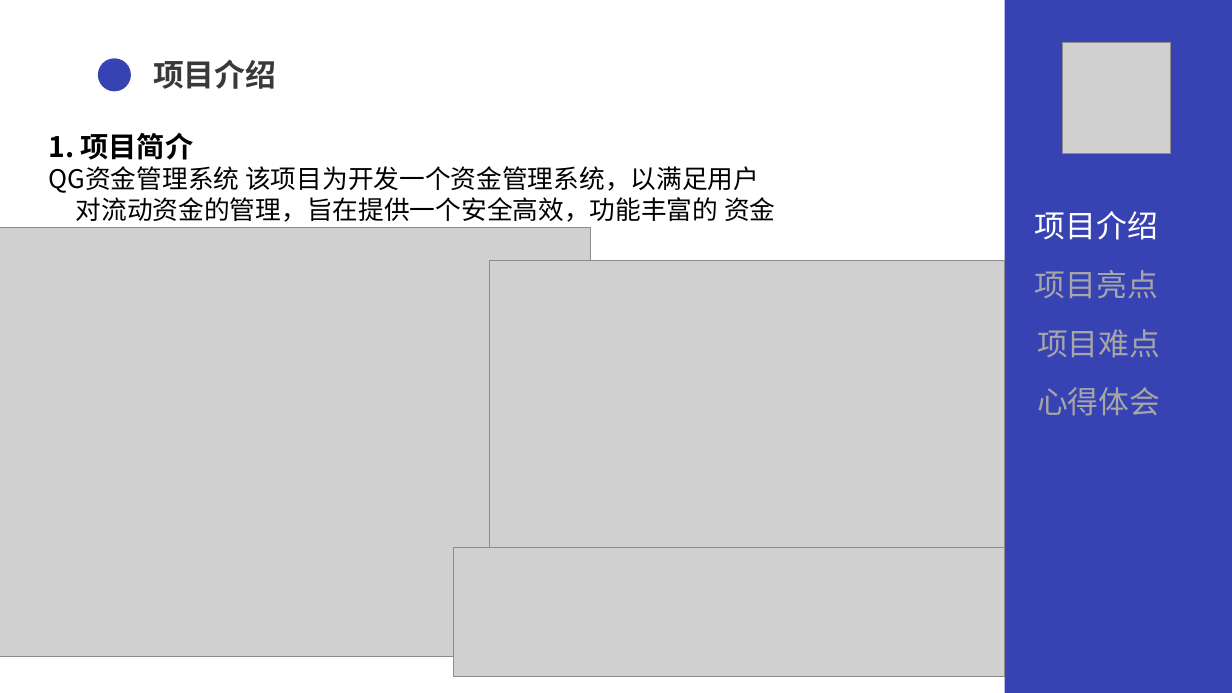
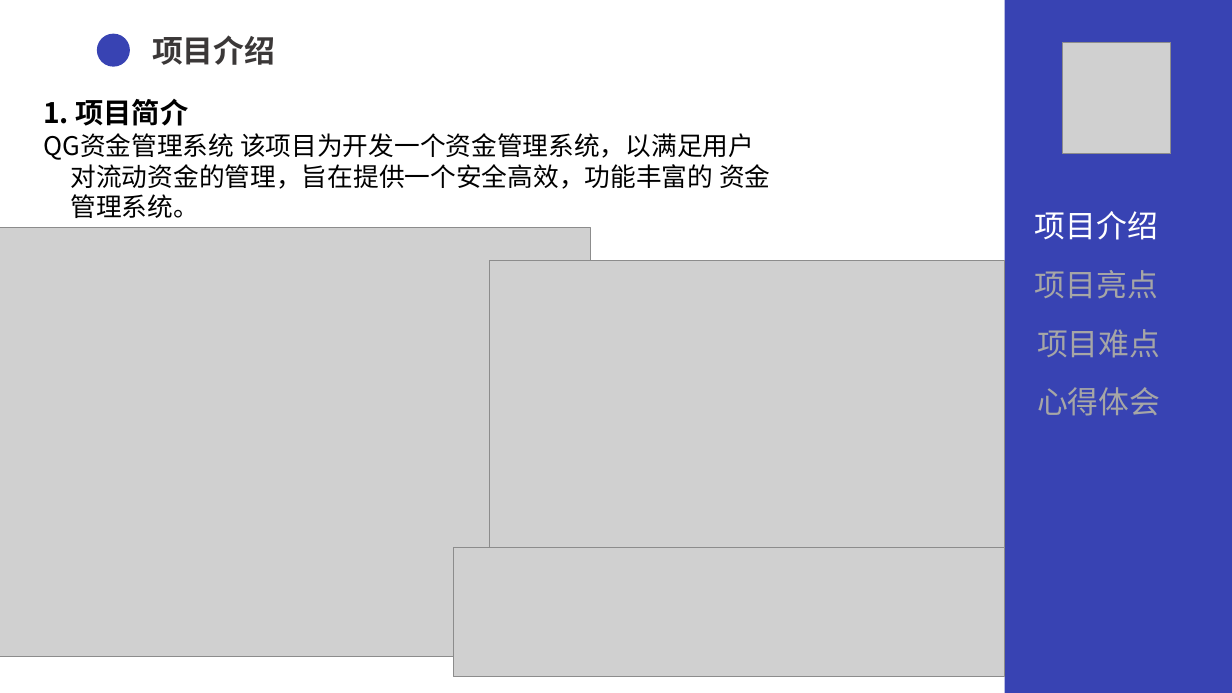
Before and after one commit to lnym123/QG_final, a slide deck: slide 4 of 文档/QG汇报.pptx. Drawn at 1232x693 pixels with LibreOffice and Linux fonts; fonts in the diff are those of the drawing; grey boxes stand for pictures. Boxes give left, top, right and bottom in pixels: in the first picture for what was removed or moved away, otherwise in the second. Text is boxed around its words. In the diff, an @@ line names an element or a change of style, - is before the commit and + after.

```diff
--- a/文档/QG汇报.pptx
+++ b/文档/QG汇报.pptx
@@ text "项目介绍": place and size @@
-text "项目介绍" at box(153, 59, 276, 89)
+text "项目介绍" at box(152, 35, 275, 65)
@@ ellipse: place and size @@
-ellipse at box(98, 58, 131, 91)
+ellipse at box(97, 33, 130, 67)
@@ text "1. 项目简介": place and size @@
-text "1. 项目简介" at box(48, 133, 775, 228)
+text "1. 项目简介" at box(43, 99, 770, 218)
@@ text at box(43, 133, 770, 218): size 12 to 20 pt in "资金管理系统。" @@
```
Also in this commit, not shown: 1 other slide changed.
